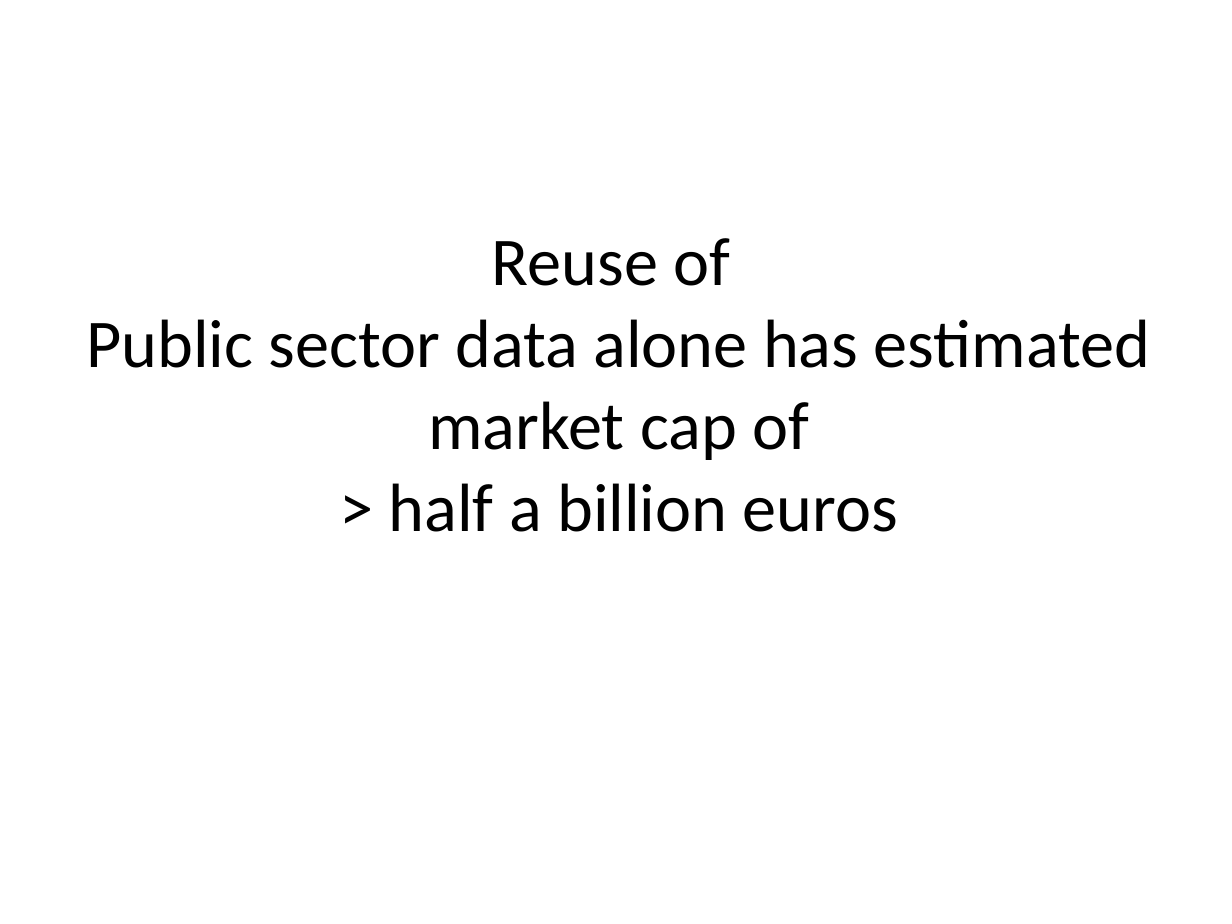
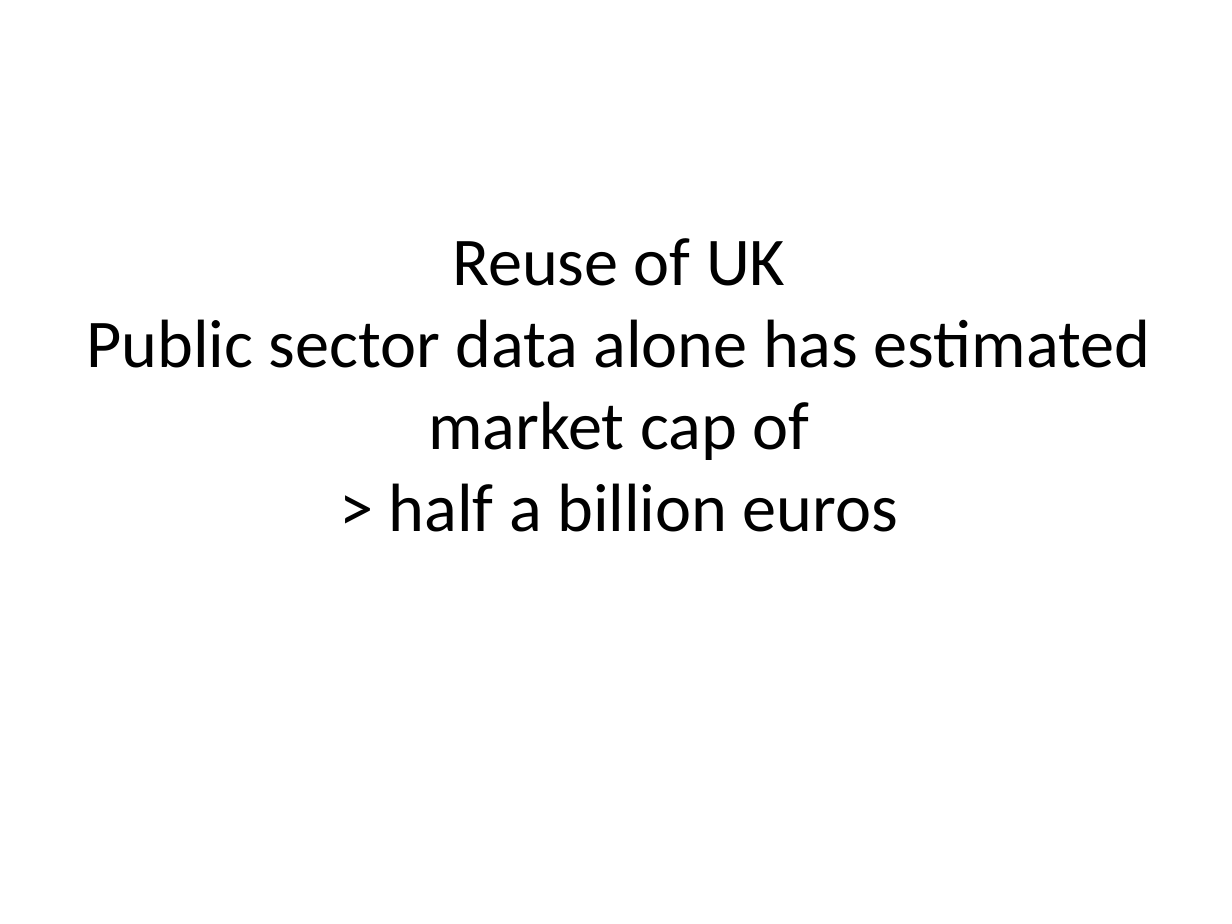
Before and after one commit to chartgerink/talks, a slide deck: slide 36 of 2016_2017/20170621tdm-ep/presentation.odp (slide 37 before the commit). Drawn at 1232x924 pixels with LibreOffice and Linux fonts; fonts in the diff are those of the drawing. Boxes give left, top, right and bottom in pixels: in the first picture for what was removed or moved away, otherwise in the second. Text is boxed around its words. In the diff, an @@ line names an element or a change of style, - is before the commit and + after.

```diff
--- a/2016_2017/20170621tdm-ep/presentation.odp
+++ b/2016_2017/20170621tdm-ep/presentation.odp
@@ title at <box>86,238,1150,532</box>: text changed @@
-Reuse of
-Public sector data alone has estimated market cap of
-> half a billion euros
+Reuse of UK
+Public sector data alone has estimated market cap of
+> half a billion euros
```
Also in this commit, not shown: 3 other slides changed, 1 slide added, 2 slides removed, 2 other files.
